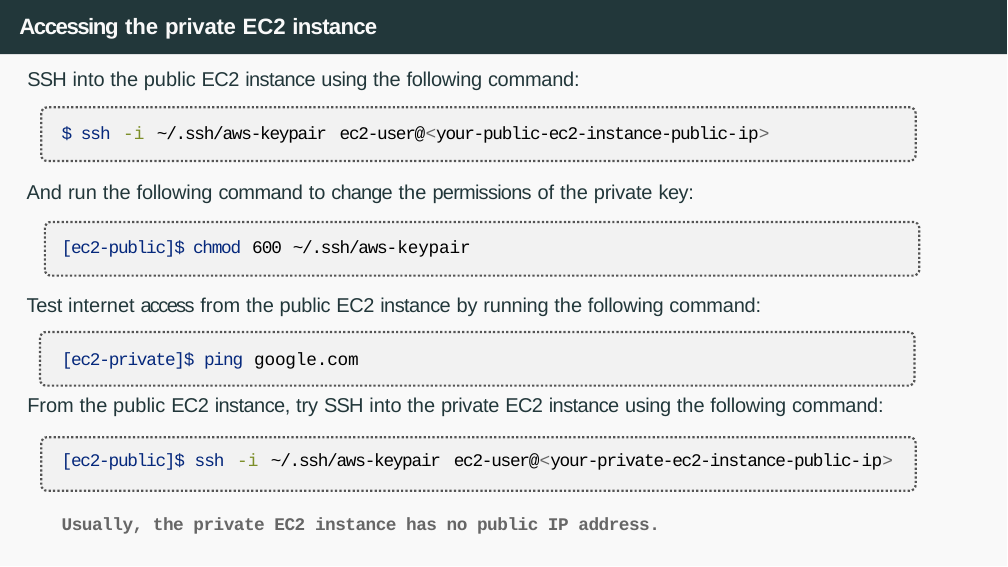
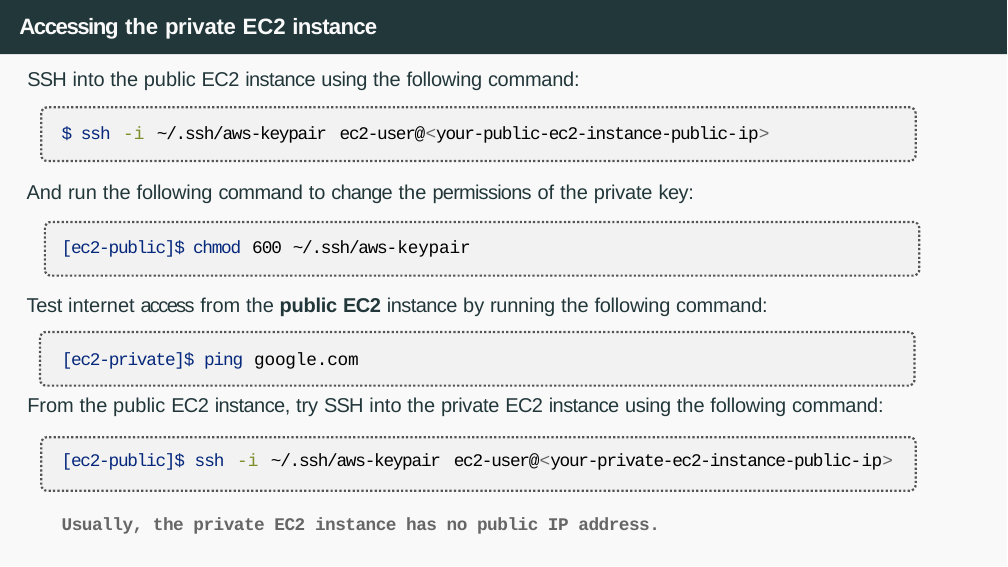
Before and after one commit to francescsolsonatehas/HPDCB, a slide deck: slide 61 of src/slides/Session 6 & 7 - AWS Networking-2026.pptx. Drawn at 1008x567 pixels with LibreOffice and Linux fonts; fonts in the diff are those of the drawing. Boxes give left, top, right and bottom in pixels: in the first picture for what was removed or moved away, otherwise in the second. Text is boxed around its words. In the diff, an @@ line names an element or a change of style, - is before the commit and + after.

```diff
--- a/src/slides/Session 6 & 7 - AWS Networking-2026.pptx
+++ b/src/slides/Session 6 & 7 - AWS Networking-2026.pptx
@@ text at box(27, 297, 768, 316): bold on in "public EC2" @@
```
Also in this commit, not shown: 3 other files.
